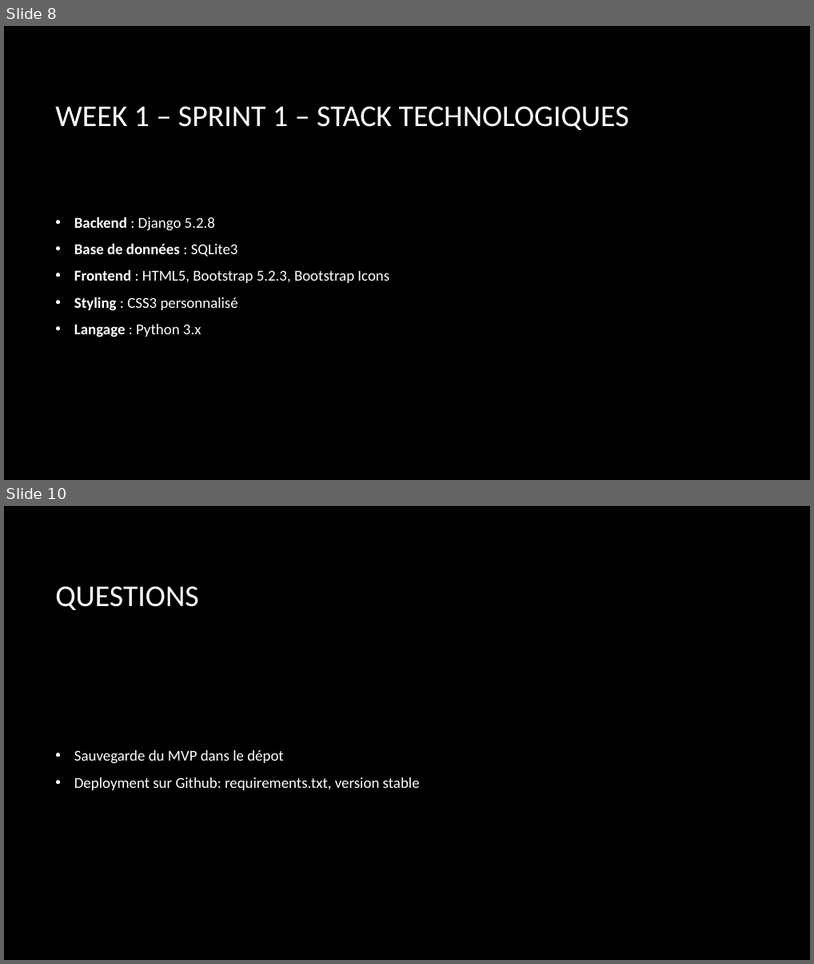
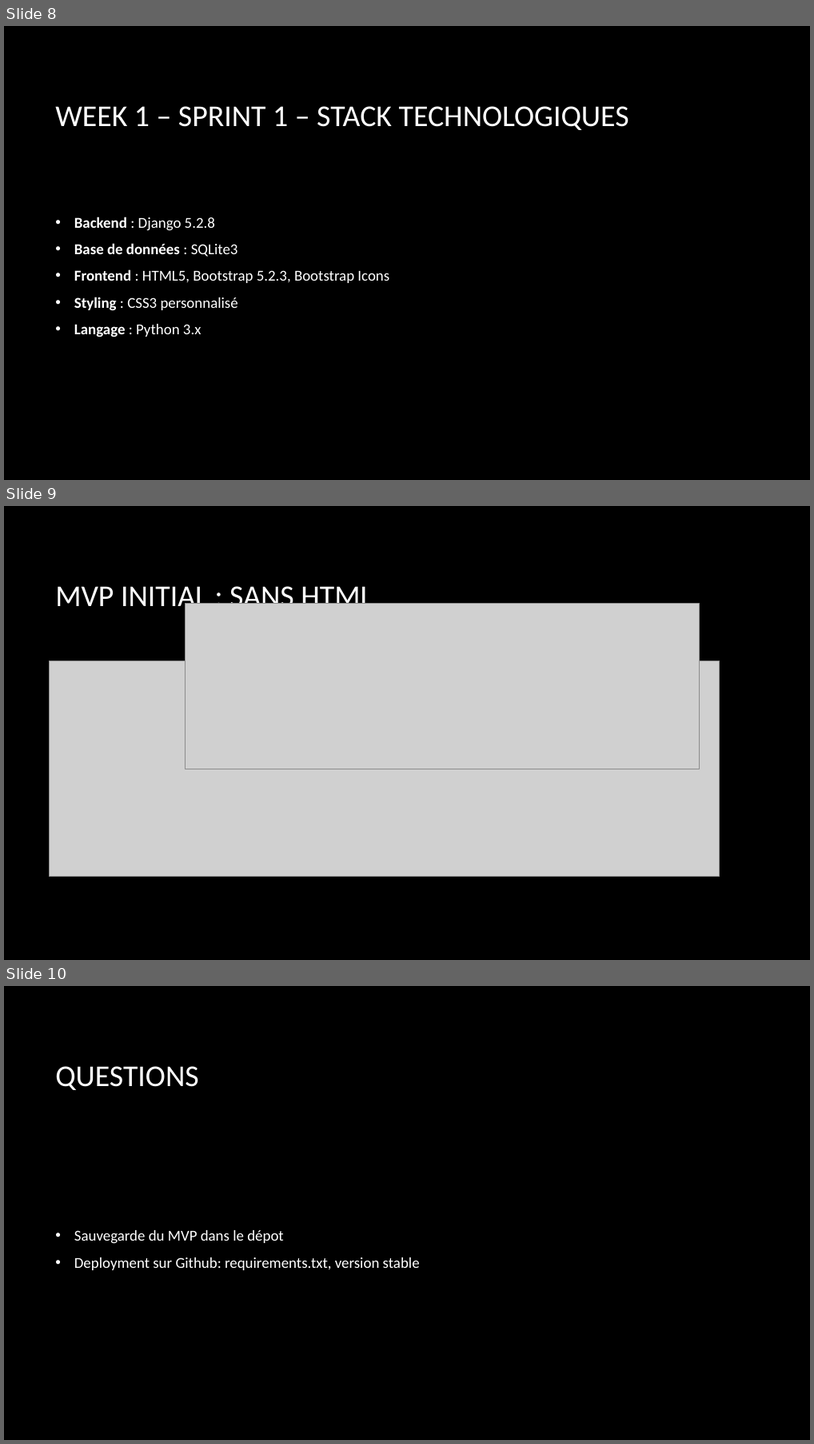
Before and after one commit to fus3r/FitnessArc, a slide deck: week1/saclay_local/WorkingDocs/presentation.pptx. Shown one above the other, each under a label of ours: slides 8 and 10 before the commit, slides 8, 9 and 10 after it; the slides between them are not shown. The pictures are 814x964 and 814x1444 pixels, drawn with LibreOffice and Linux fonts; fonts in the diff are those of the drawing; grey boxes stand for pictures; background and template pictures are left out. Boxes give left, top, right and bottom in pixels: in the first picture for what was removed or moved away, otherwise in the second. Text is boxed around its words. In the diff, an @@ line names an element or a change of style, - is before the commit and + after.

```diff
--- a/week1/saclay_local/WorkingDocs/presentation.pptx
+++ b/week1/saclay_local/WorkingDocs/presentation.pptx
@@ slide 9 added at (x1=4, y1=506, x2=810, y2=960), background picture (left out) @@
@@ title added at (x1=55, y1=581, x2=373, y2=614), 36 pt, text #FFFFFF @@
+MVP INITIAL : SANS HTML
@@ picture added at (x1=186, y1=603, x2=700, y2=768) @@
@@ picture added at (x1=50, y1=660, x2=720, y2=876) @@
```
Also in this commit, not shown: 1 slide changed, 1 slide removed, 3 other files.
